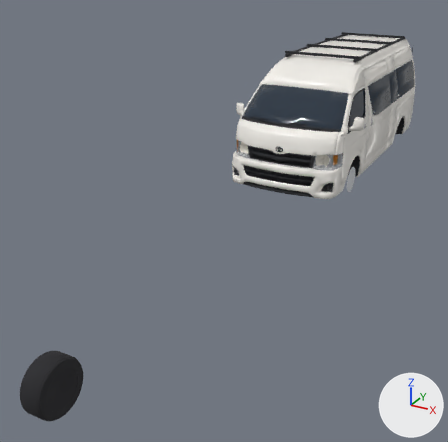
A saved change to the glTF model assets/models/vehicles/hiace.glb.
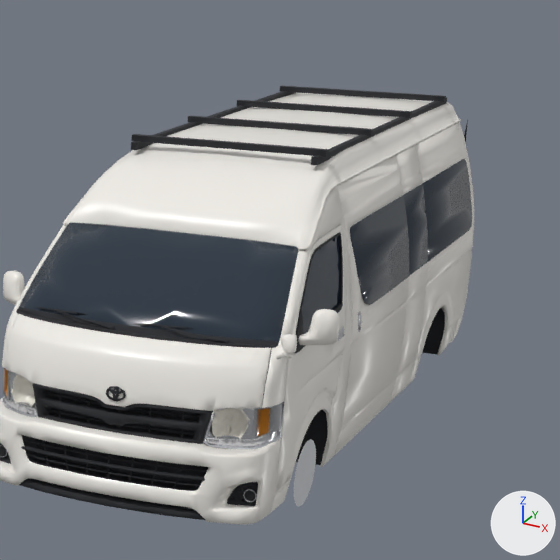
Each version appears first whole from a 50 mm camera at (3.8, -11.49, 3.9) aimed at (-0.5, -3.68, -0.01), and next in a close-up on the part from 53% to 100% of the width and 0% to 48% of the height. Every picture has the same lights, and +X, +Y and +Z are marked at lower right. The first two pictures are the older version. Vertices at exactly the same position are counted once.

Names of what the first close-up shows: 'hiace'.
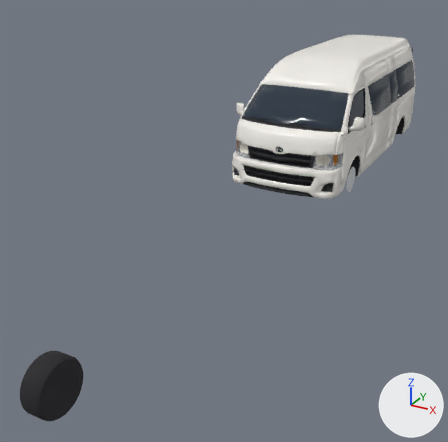
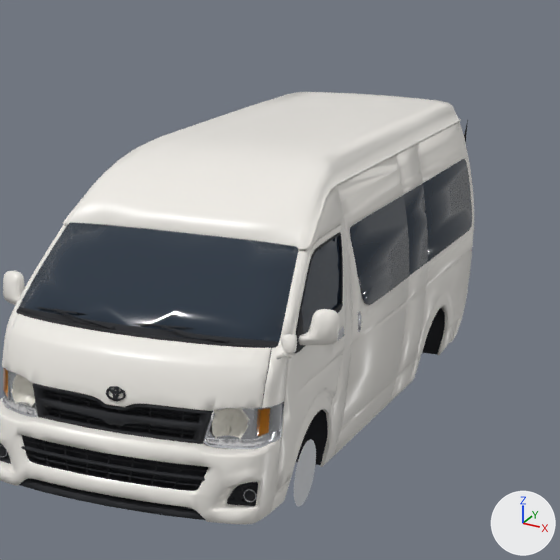
Pixel boxes (x1, y1, x2, y2) of what changed, in the close-ups (560 x 560 px):
'hiace', reshaped
    before: (0, 86, 474, 524)
    after: (0, 92, 474, 524)
part 1 of me_hiace, deleted (black)
    before: (131, 86, 447, 165)

Patch to the scene script:
```diff
--- a/assets/models/vehicles/hiace.glb.py
+++ b/assets/models/vehicles/hiace.glb.py
@@ me_hiace @@
 # used by ob_hiace; location = (0.0, 0.0, 0.0)
-me_hiace.from_pydata(...)  # 21070 vertices, 36721 faces; spans x -1.13..1.13, y -2.87..2.49, z 0.07..2.24
+me_hiace.from_pydata(...)  # 21022 vertices, 36649 faces; spans x -1.13..1.13, y -2.87..2.49, z 0.07..2.2
+# me_hiace part 1: 6 loose pieces with 48 vertices, spanning x -0.67..0.67, y -1.2..2.1, z 2.15..2.24, are deleted
+# other edits to the shape of me_hiace do not show in these pictures
 me_hiace.materials.append(mat_rim)
```
